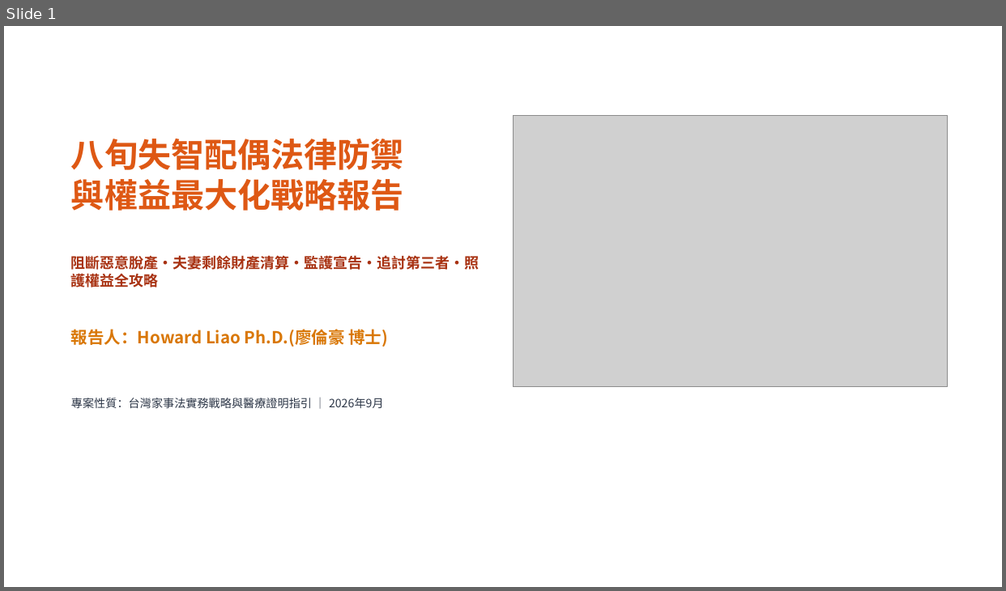
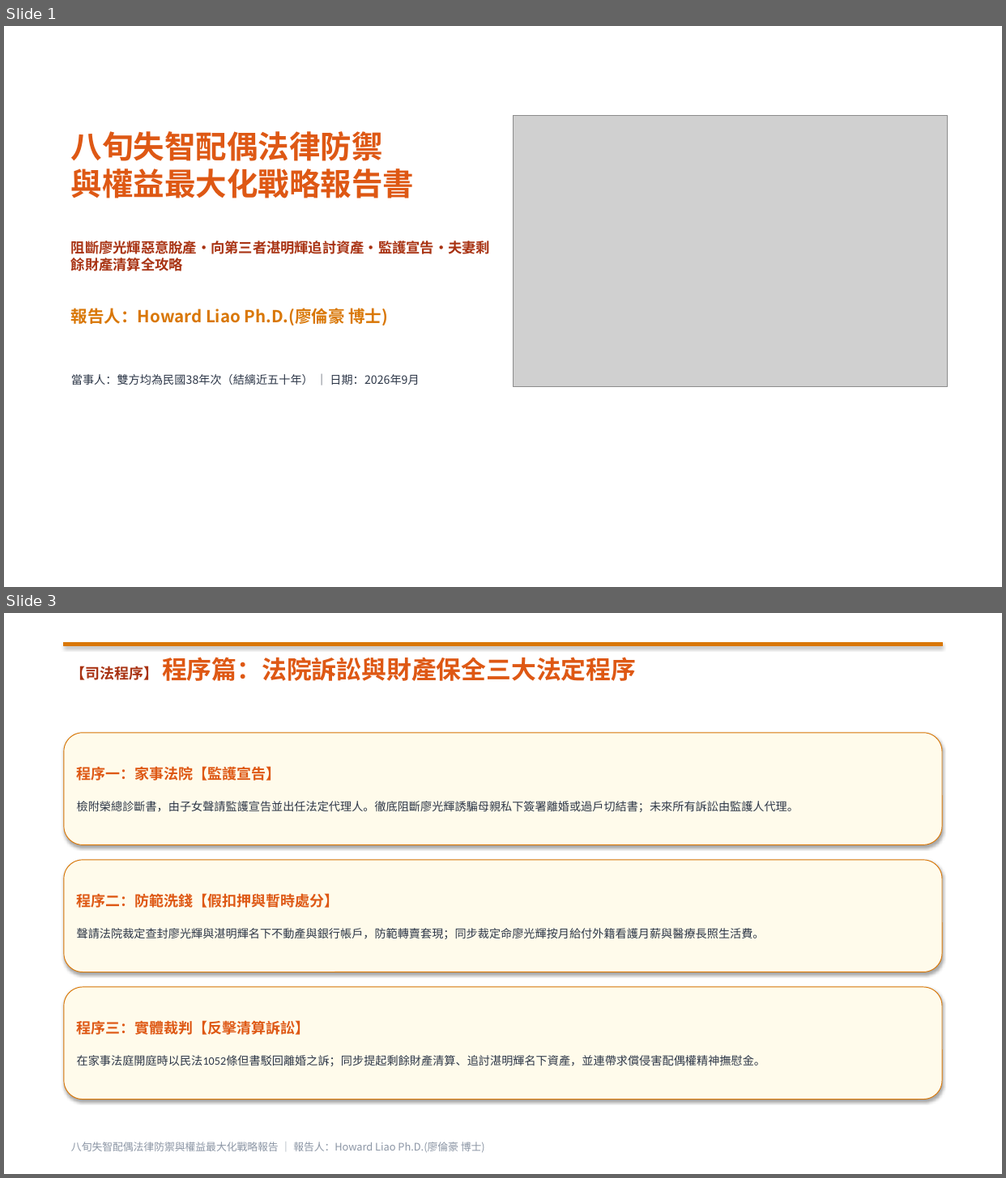
Before and after one commit to HowardLiao/HermesAgent, a slide deck: 3.住/legal_strategy_presentation.pptx. Shown one above the other, each under a label of ours: slide 1 before the commit, slides 1 and 3 after it; the slides between them are not shown. The pictures are 1006x591 and 1006x1178 pixels, drawn with LibreOffice and Linux fonts; fonts in the diff are those of the drawing; grey boxes stand for pictures. Boxes give left, top, right and bottom in pixels: in the first picture for what was removed or moved away, otherwise in the second. Text is boxed around its words. In the diff, an @@ line names an element or a change of style, - is before the commit and + after.

Commit message:
feat: complete legal strategy report for Liao Kuang-Hui and Chan Ming-Hui case

```diff
--- a/3.住/legal_strategy_presentation.pptx
+++ b/3.住/legal_strategy_presentation.pptx
@@ slide 3 added at <box>4,613,1002,1174</box>, background #FFFFFF @@
@@ rectangle added at <box>64,643,942,646</box>, fill #D97706, outline #D97706 0.75 pt @@
@@ text added at <box>71,657,636,681</box>, 24 pt, text #DE5814, bold @@
+【司法程序】 程序篇：法院訴訟與財產保全三大法定程序
@@ rounded rectangle added at <box>64,733,942,845</box>, fill #FFFBEB, outline #D97706 0.75 pt, 11 pt, text #2D3748 @@
+程序一：家事法院【監護宣告】
+檢附榮總診斷書，由子女聲請監護宣告並出任法定代理人。徹底阻斷廖光輝誘騙母親私下簽署離婚或過戶切結書；未來所有訴訟由監護人代理。
@@ rounded rectangle added at <box>64,860,942,973</box>, fill #FFFBEB, outline #D97706 0.75 pt, 11 pt, text #2D3748 @@
+程序二：防範洗錢【假扣押與暫時處分】
+聲請法院裁定查封廖光輝與湛明輝名下不動產與銀行帳戶，防範轉賣套現；同步裁定命廖光輝按月給付外籍看護月薪與醫療長照生活費。
@@ rounded rectangle added at <box>64,987,942,1100</box>, fill #FFFBEB, outline #D97706 0.75 pt, 11 pt, text #2D3748 @@
+程序三：實體裁判【反擊清算訴訟】
+在家事法庭開庭時以民法1052條但書駁回離婚之訴；同步提起剩餘財產清算、追討湛明輝名下資產，並連帶求償侵害配偶權精神撫慰金。
@@ text added at <box>71,1142,485,1152</box>, 10 pt, text #8C96A5 @@
+八旬失智配偶法律防禦與權益最大化戰略報告 ｜ 報告人：Howard Liao Ph.D.(廖倫豪 博士)
@@ slide 1 changed as well @@
@@ text "八旬失智配偶法律防禦 與權益最大化戰略報告書": place and size @@
-text "八旬失智配偶法律防禦 與權益最大化戰略報告書" at <box>71,139,479,408</box>
+text "八旬失智配偶法律防禦 與權益最大化戰略報告書" at <box>71,131,490,385</box>
@@ text at <box>71,131,490,271</box>: text changed; size 14 to 13.5 pt @@
-八旬失智配偶法律防禦
-與權益最大化戰略報告
-阻斷惡意脫產・夫妻剩餘財產清算・監護宣告・追討第三者・照護權益全攻略
+八旬失智配偶法律防禦
+與權益最大化戰略報告書
+阻斷廖光輝惡意脫產・向第三者湛明輝追討資產・監護宣告・夫妻剩餘財產清算全攻略
@@ text at <box>71,308,388,326</box>: less space between paragraphs @@
@@ text at <box>71,374,419,385</box>: text changed @@
-專案性質：台灣家事法實務戰略與醫療證明指引 ｜ 2026年9月
+當事人：雙方均為民國38年次（結縭近五十年） ｜ 日期：2026年9月
```
Also in this commit, not shown: 2 other slides changed, 1 other slide added, 4 slides removed, 3 other files.
